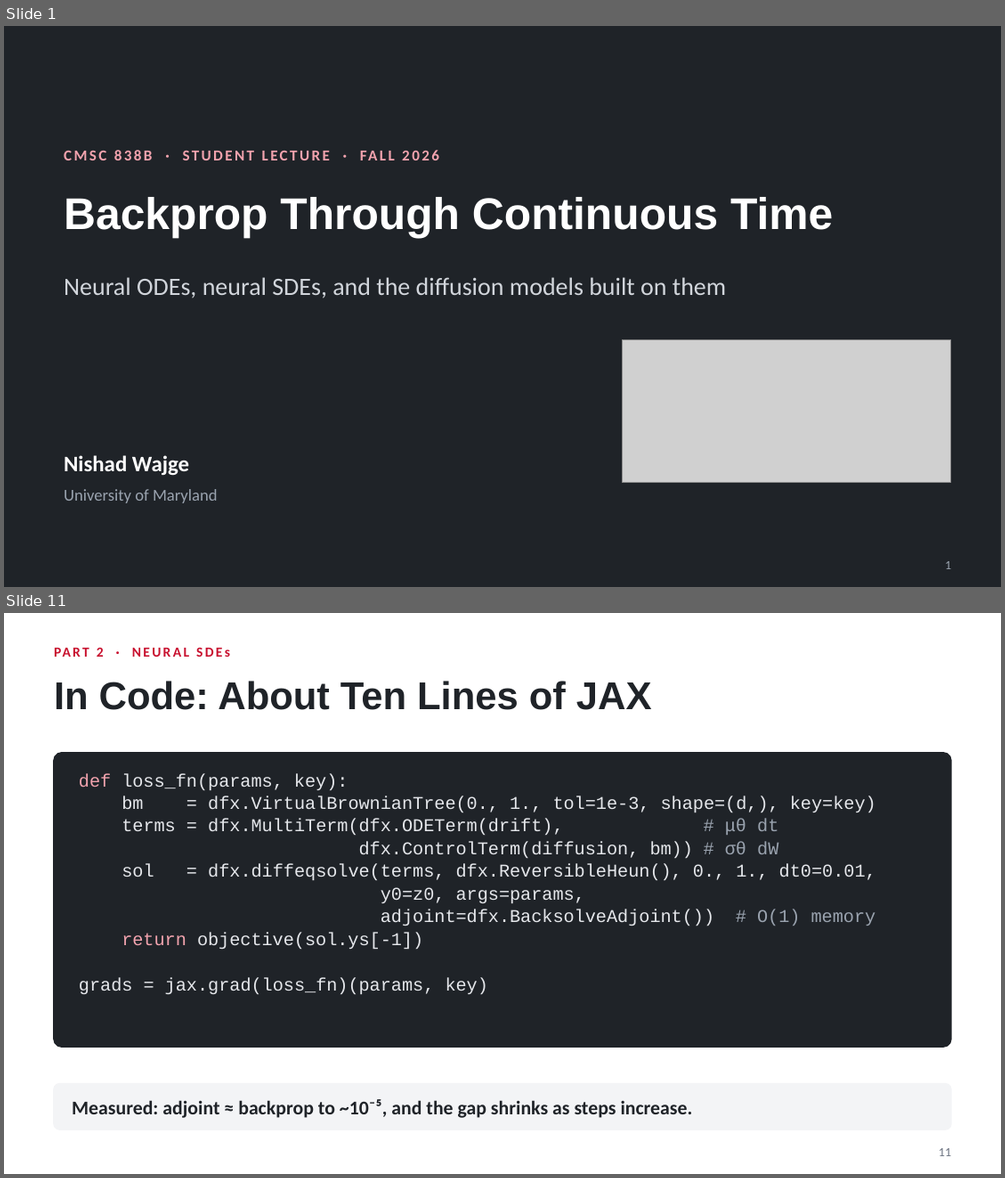
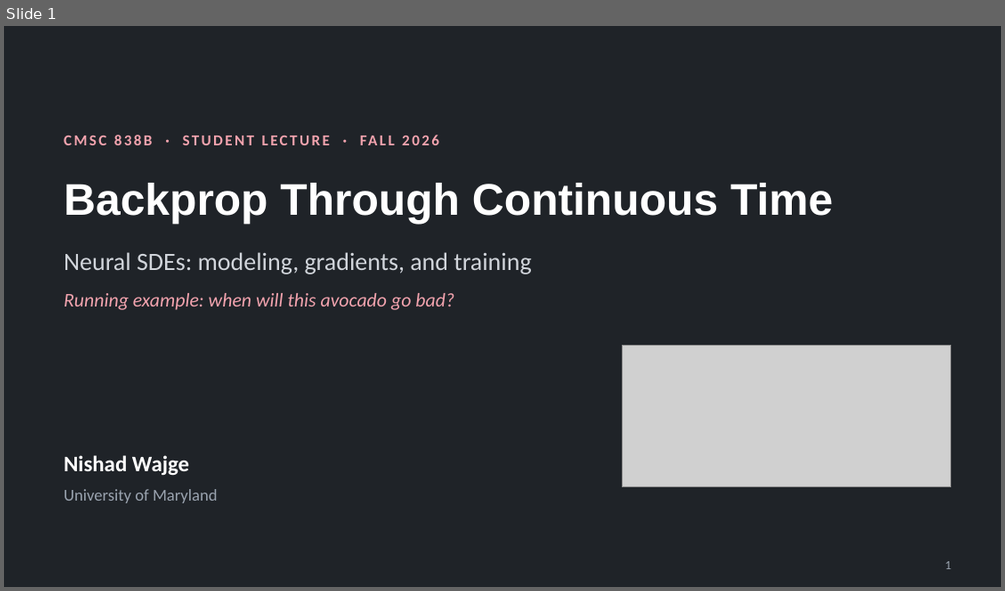
Before and after one commit to nishadw/neural-sde, a slide deck: lecture/neural_sde_lecture.pptx. Shown one above the other, each under a label of ours: slides 1 and 11 before the commit, slide 1 after it; the slides between them are not shown. The pictures are 1005x1178 and 1005x591 pixels, drawn with LibreOffice and Linux fonts; fonts in the diff are those of the drawing; grey boxes stand for pictures. Boxes give left, top, right and bottom in pixels: in the first picture for what was removed or moved away, otherwise in the second. Text is boxed around its words. In the diff, an @@ line names an element or a change of style, - is before the commit and + after.

```diff
--- a/lecture/neural_sde_lecture.pptx
+++ b/lecture/neural_sde_lecture.pptx
@@ slide 11 removed at [4,613,1001,1174], background #FFFFFF @@
@@ text removed at [97,648,104,657] @@
-PART 2 · NEURAL SDEs
@@ title removed at [54,681,652,710] @@
-In Code: About Ten Lines of JAX
@@ rounded rectangle removed at [54,753,951,1046] @@
@@ text removed at [79,773,876,994] @@
-def loss_fn(params, key):
-bm = dfx.VirtualBrownianTree(0., 1., tol=1e-3, shape=(d,), key=key)
-terms = dfx.MultiTerm(dfx.ODETerm(drift), # μθ dt
-dfx.ControlTerm(diffusion, bm)) # σθ dW
-sol = dfx.diffeqsolve(terms, dfx.ReversibleHeun(), 0., 1., dt0=0.01,
-y0=z0, args=params,
-adjoint=dfx.BacksolveAdjoint()) # O(1) memory
-return objective(sol.ys[-1])
-grads = jax.grad(loss_fn)(params, key)
@@ rounded rectangle removed at [54,1084,951,1129] @@
@@ text removed at [72,1099,693,1118] @@
-Measured: adjoint ≈ backprop to ~10⁻⁵, and the gap shrinks as steps increase.
@@ page number removed at [938,1148,951,1156] @@
-11
@@ slide 1 changed as well @@
@@ text "CMSC 838B · STUDENT LECTURE ...": place and size @@
-text "CMSC 838B · STUDENT LECTURE ..." at [64,145,941,176]
+text "CMSC 838B · STUDENT LECTURE ..." at [64,131,941,160]
@@ text "Backprop Through Continuous Time": place and size @@
-text "Backprop Through Continuous Time" at [64,197,833,239]
+text "Backprop Through Continuous Time" at [64,183,833,224]
@@ text at [64,252,531,274]: text changed @@
-Neural ODEs, neural SDEs, and the diffusion models built on them
+Neural SDEs: modeling, gradients, and training
@@ text added at [64,293,454,310], 14 pt, text #F2A3AE, italic @@
+Running example: when will this avocado go bad?
@@ picture: place and size @@
-picture at [622,340,951,483]
+picture at [622,345,951,488]
```
Also in this commit, not shown: 4 other slides changed, 21 slides added, 11 other slides removed, 4 other files.
